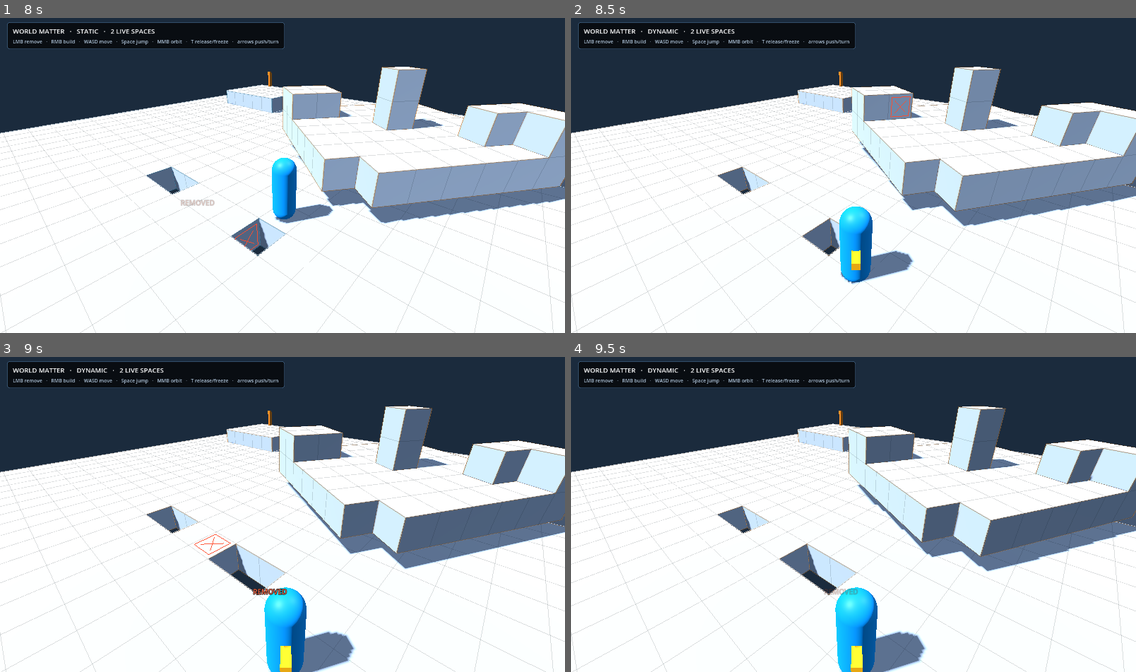
Above: before the commit, frames 1-4 (two rows, left to right).
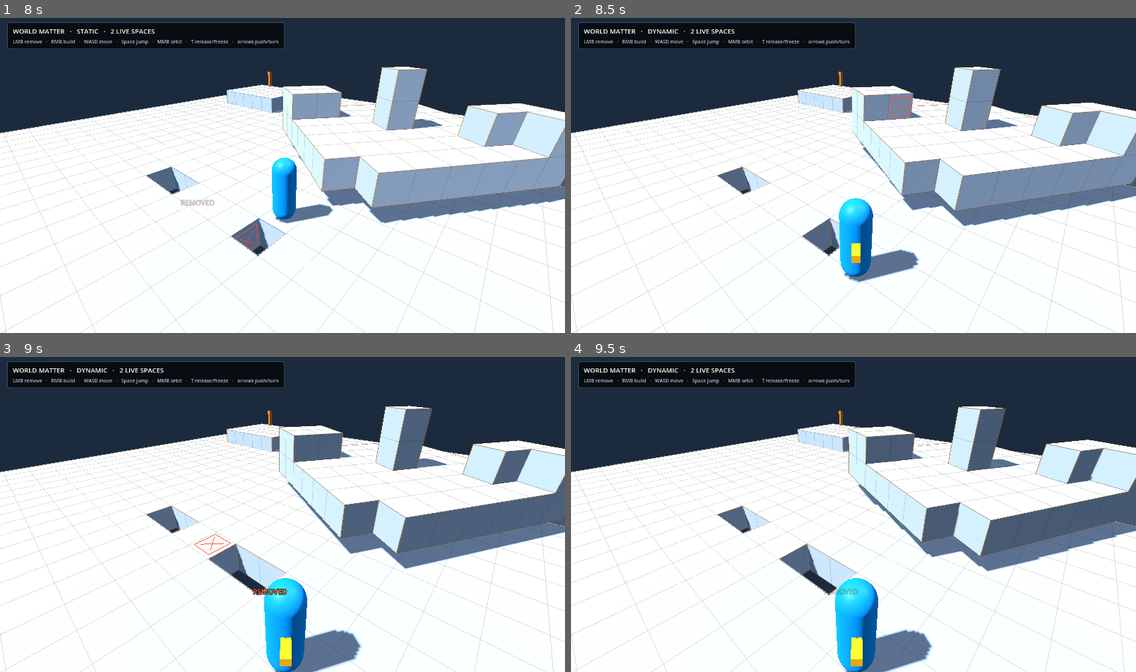
Above: after the commit, the same moments.

Repository: Jozzpoly/FrameMatter-Lab
Game: Godot game, scene res://p1/recovery_main.tscn
Same seed, same stepped clock (60 frames per second), same inputs: the game is played once before the commit and once after it.
Inputs (mouse positions are in pixels of both pictures, inside the frame that each line leads up to):
- Up to frame 1 (8 s): tap Enter at 0.5 s; move the mouse to (406, 159) at 0.52 s; press the mouse at (406, 159) at 0.53 s; hold D (p1_move_right) 0.53-1.25 s; tap Space (p1_jump) at 0.77, 3.77, 6.77 s; release the mouse at (406, 159) at 1.25 s; drag from (169, 191) to (254, 238) at 1.27 s; move the mouse to (339, 103) at 2.02 s; hold D (p1_move_right) 2.03-2.75 s; hold K (p1_recover) 2.03-2.75 s; drag from (254, 238) to (113, 125) at 2.77 s; move the mouse to (452, 222) at 3.52 s; hold A (p1_move_left) 3.53-4.25 s; tap F at 3.6 s; drag from (113, 125) to (197, 93) at 4.27 s; move the mouse to (310, 175) at 5.02 s; hold S (p1_move_back) 5.03-5.75 s; tap C at 5.1 s; click (310, 175) at 5.17 s; drag from (197, 93) to (169, 191) at 5.77 s; move the mouse to (406, 159) at 6.52 s; hold W (p1_move_forward) 6.53-7.25 s; hold E (p1_edit_toggle) 6.53-7.25 s; drag from (169, 191) to (254, 238) at 7.27 s
- Up to frame 2 (8.5 s): move the mouse to (910, 103) at 8.02 s; hold S (p1_move_back) from 8.03 s (still down); hold T (p1_space_toggle) from 8.03 s (still down)
- Up to frame 3 (9 s): release S (p1_move_back) at 8.75 s; release T (p1_space_toggle) at 8.75 s; drag from (254, 577) to (113, 464) at 8.77 s
- Up to frame 4 (9.5 s): no input

Frame 1 is identical in both runs. In frame 2, 0.8% of the frame differs, in the area x 47-62%, y 57-85%; in frame 3, 1.0%; in frame 4, 1.1%, in the area x 46-65%, y 70-100%.
Error in both runs: Invalid call. Nonexistent function 'get_global_transform_interpolated' in base 'Node3D (SpaceQueryCharacter)'. (res://p1/camera_rig.gd:113)

Commit message:
Honor actor support validation grace after frame handoff

Diff:
--- a/actor/space_query_character.gd
+++ b/actor/space_query_character.gd
@@ -191,8 +191,21 @@
 	var actual_motion: Vector3 = global_position - before
 	world_velocity = support_velocity + actual_motion / maxf(delta, 0.000001)
 
+	# A provider installed at SceneTree.physics_frame is authoritative before the
+	# upcoming solver step, but direct-space queries in this same host phase may
+	# not see its fresh collision yet. Explicit frame handoff/rebase already
+	# proves the logical support relation, so preserve it for one step instead of
+	# fabricating detach+reacquire from a transient PhysicsServer visibility gap.
 	if _topology_validation_grace_steps > 0:
 		_topology_validation_grace_steps -= 1
+		support_local_center = support_body.to_local(global_position)
+		if actual_motion.length_squared() > 0.0000000001:
+			# We moved without a fresh collision query, so the old exact contact point
+			# can no longer certify which Matter cell is directly under the actor.
+			_has_support_contact_witness = false
+		_previous_support_point_world = global_position
+		_has_support_sample = true
+		return
 
 	if not _snap_and_attach_ground():
 		_detach_from_support(false)
